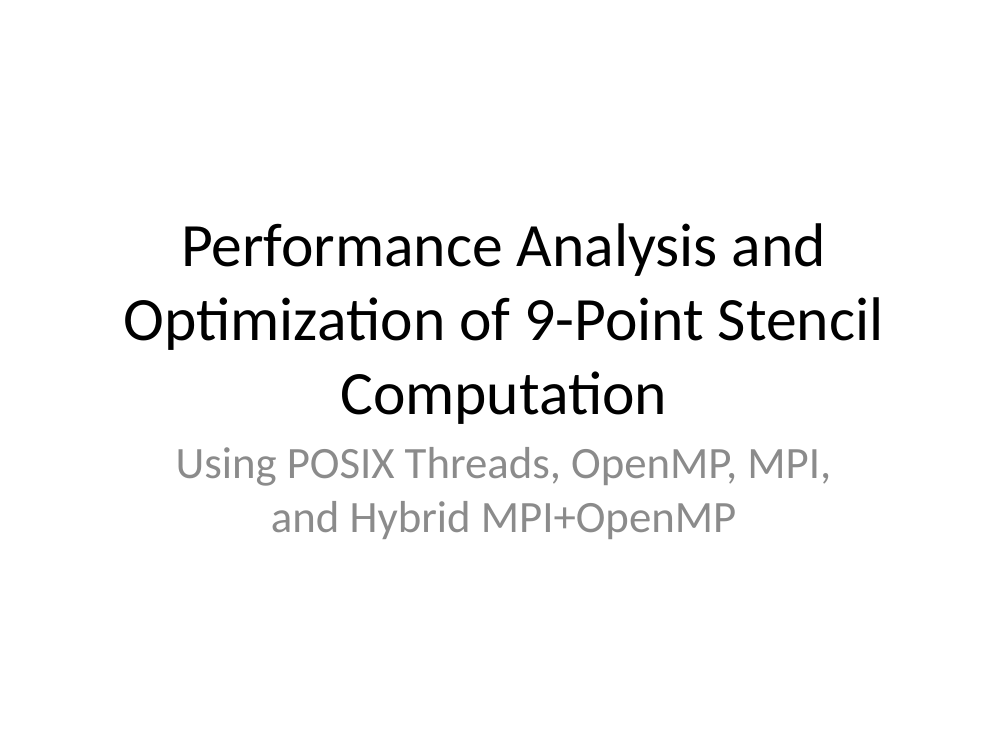
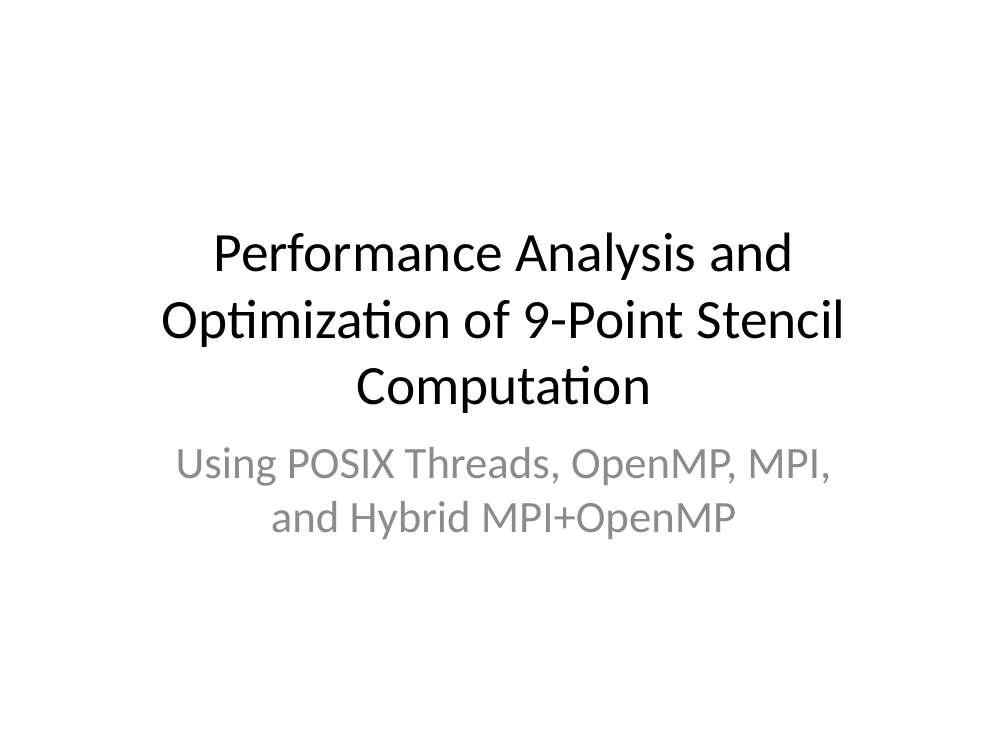
Before and after one commit to DevinDGuo/Final_Group_Project, a slide deck: slide 1 of Presentation/FINAL_PRESENTATION.pptx. Drawn at 1008x756 pixels with LibreOffice and Linux fonts; fonts in the diff are those of the drawing. Boxes give left, top, right and bottom in pixels: in the first picture for what was removed or moved away, otherwise in the second. Text is boxed around its words. In the diff, an @@ line names an element or a change of style, - is before the commit and + after.

```diff
--- a/Presentation/FINAL_PRESENTATION.pptx
+++ b/Presentation/FINAL_PRESENTATION.pptx
@@ title "Performance Analysis and Optimization of ..." at (162, 232, 846, 413): size 44 to 39.6 pt @@
```
Also in this commit, not shown: 1 other slide changed, 2 slides added, 36 other files.
